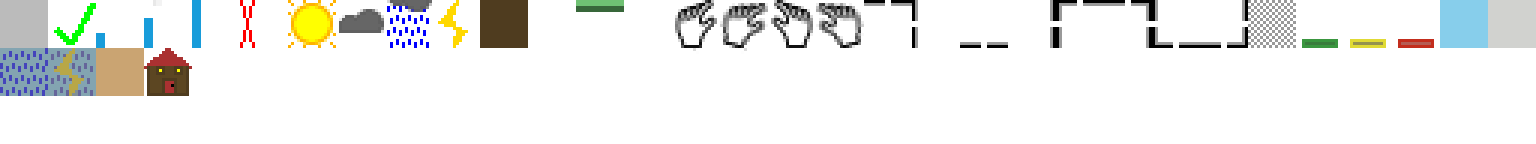
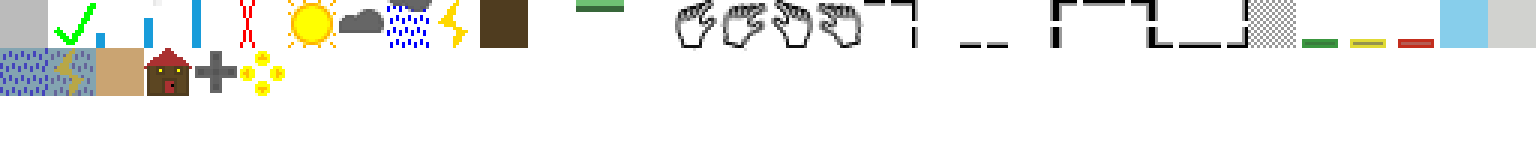
Layers edited between the first and the second w=1536, h=144 image:
painted on "sprites.png" over [195, 51, 285, 96]
